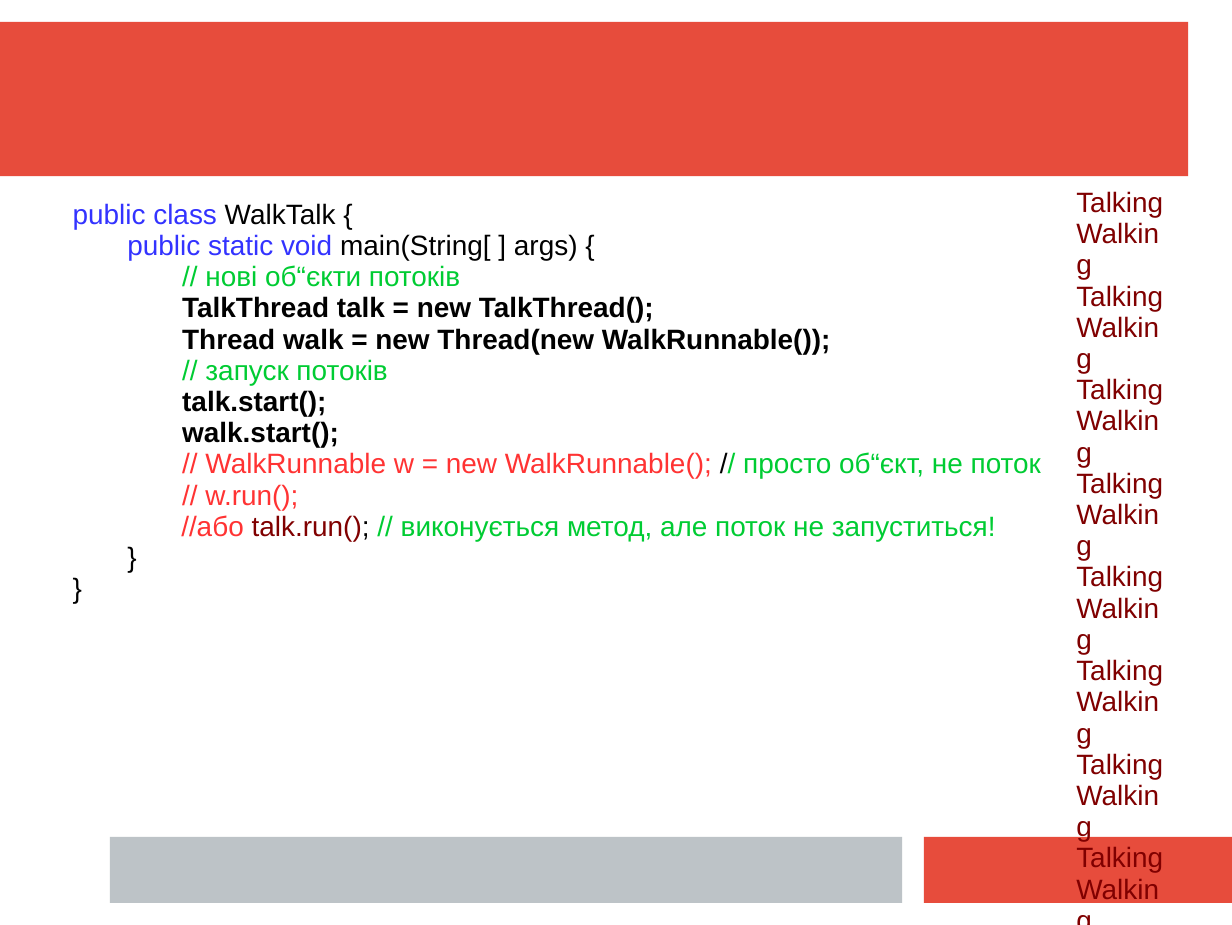
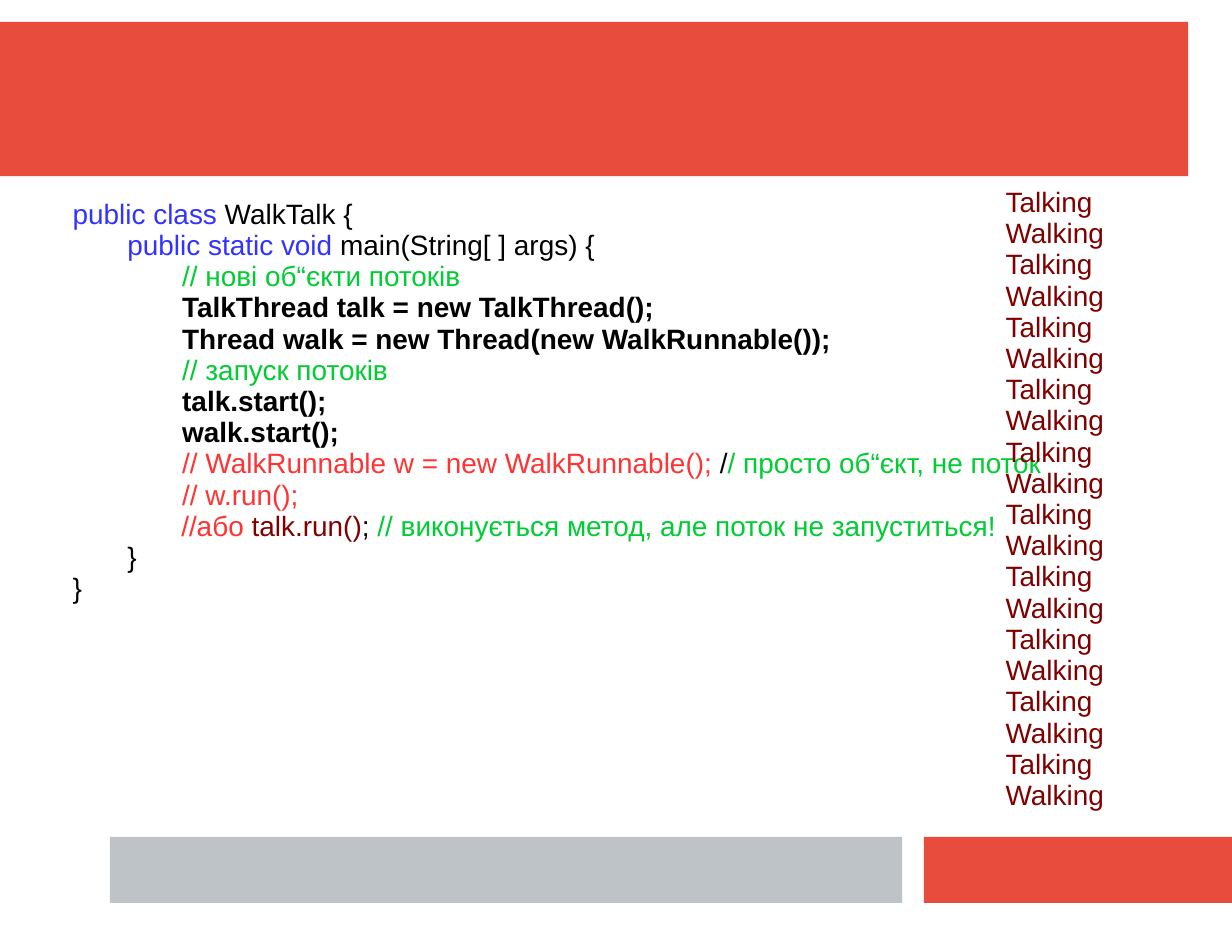
Before and after one commit to mecchmatProjects/JavaCourse, a slide deck: slide 13 of L10_Multi/JavaTutorUkr10.ppt (slide 11 before the commit). Drawn at 1232x925 pixels with LibreOffice and Linux fonts; fonts in the diff are those of the drawing. Boxes give left, top, right and bottom in pixels: in the first picture for what was removed or moved away, otherwise in the second. Text is boxed around its words. In the diff, an @@ line names an element or a change of style, - is before the commit and + after.

```diff
--- a/L10_Multi/JavaTutorUkr10.ppt
+++ b/L10_Multi/JavaTutorUkr10.ppt
@@ text "Talking" rewrapped from (x1=1076, y1=191, x2=1163, y2=779) to (x1=1006, y1=191, x2=1104, y2=810) @@
```
Also in this commit, not shown: 24 other slides changed, 25 slides added, 1 slide removed.
